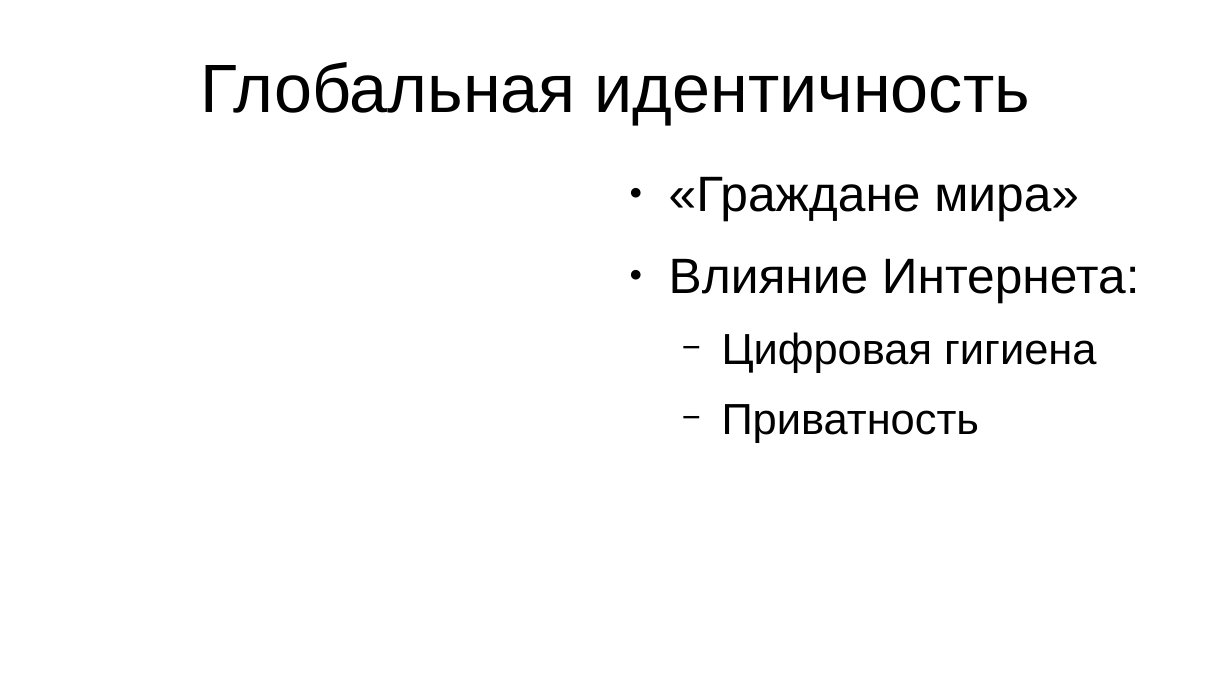
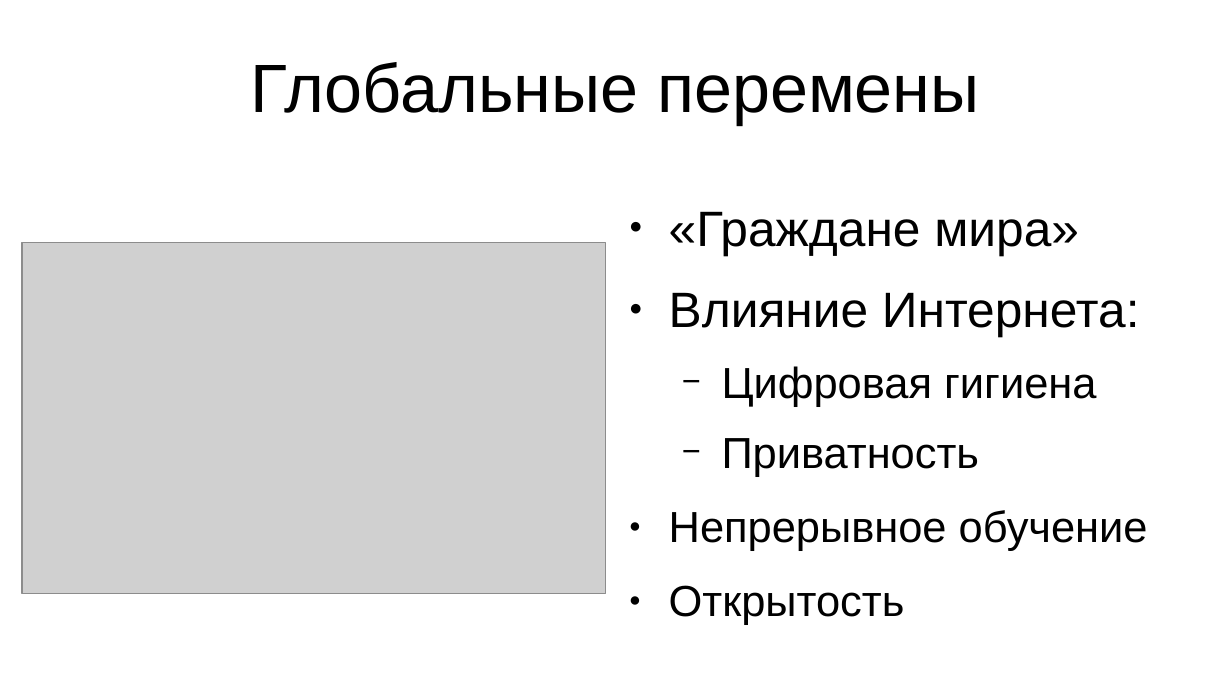
Before and after one commit to Astolfo-femboy-UwU/urban-octo-barnacle, a slide deck: slide 3 of Для других/Victoria NAtus VIncere est.pptx. Drawn at 1232x693 pixels with LibreOffice and Linux fonts; fonts in the diff are those of the drawing; grey boxes stand for pictures. Boxes give left, top, right and bottom in pixels: in the first picture for what was removed or moved away, otherwise in the second. Text is boxed around its words. In the diff, an @@ line names an element or a change of style, - is before the commit and + after.

```diff
--- a/Для других/Victoria NAtus VIncere est.pptx
+++ b/Для других/Victoria NAtus VIncere est.pptx
@@ title at [251, 62, 979, 125]: text changed @@
-Глобальная идентичность
+Глобальные перемены
@@ text "«Граждане мира»" at [669, 211, 1148, 625]: vertical alignment top to middle @@
@@ picture added at [22, 243, 606, 594] @@
@@ text at [669, 510, 1148, 625]: paragraphs added @@
+● Непрерывное обучение
+● Открытость
```
Also in this commit, not shown: 2 other slides changed, 1 other file.
